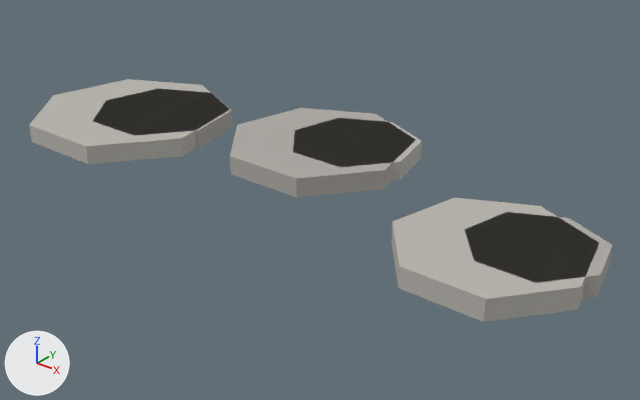
What one commit did to the glTF model OpenMakaiRanchGame/assets/3d/path_stones.glb.
Before and after are seen from a 50 mm camera at (3.05, -2.44, 1.47) aimed at (1.01, 0.11, -0.11). Arrows for +X, +Y and +Z are at lower left; the lights stay in place. The first picture is the older version.

The first picture shows 'Stone_0_A', 'Stone_0_B', 'Stone_1_A', 'Stone_1_B', 'Stone_2_A', 'Stone_2_B'.
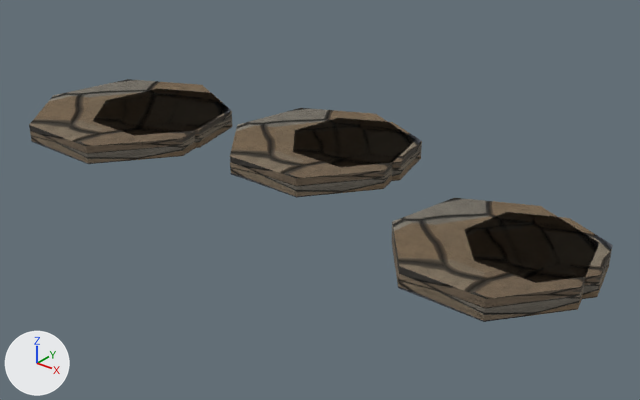
Edits to the bpy script that builds the scene:
```text
Add img_s07_cobblestone_normal:
    img_s07_cobblestone_normal = load_image('s07_cobblestone_normal', '_unpacked/s07_cobblestone_normal', 1024, 1024, 'Non-Color')
Add img_s07_cobblestone_orm:
    img_s07_cobblestone_orm = load_image('s07_cobblestone_orm', '_unpacked/s07_cobblestone_orm', 1024, 1024, 'Non-Color')
Add img_s07_cobblestone_albedo:
    img_s07_cobblestone_albedo = load_image('s07_cobblestone_albedo', '_unpacked/s07_cobblestone_albedo', 1024, 1024, 'sRGB')
Add mat_pbr_cobble:
    mat_pbr_cobble = bpy.data.materials.new('PBR_cobble')
    # uses the picture img_s07_cobblestone_albedo
    # uses the picture img_s07_cobblestone_normal
    # uses the picture img_s07_cobblestone_orm
Change me_cylinder:
    where me_cylinder.from_pydata(...)  # 14 vertices, 24 faces; spans x -0.439..0.439, y -0.405..0.45, z -0.04..0.04
    remove me_cylinder.materials.append(mat_pathstone)  # grey #b8b5ad
    add me_cylinder.materials.append(mat_pbr_cobble)
Change me_cylinder_001:
    where me_cylinder_001.from_pydata(...)  # 14 vertices, 24 faces; spans x -0.307..0.307, y -0.284..0.315, z -0.04..0.04
    remove me_cylinder_001.materials.append(mat_pathstone2)  # grey #adaaa4
    add me_cylinder_001.materials.append(mat_pbr_cobble)
Change me_cylinder_002:
    where me_cylinder_002.from_pydata(...)  # 14 vertices, 24 faces; spans x -0.39..0.39, y -0.36..0.4, z -0.04..0.04
    remove me_cylinder_002.materials.append(mat_pathstone2)  # grey #adaaa4
    add me_cylinder_002.materials.append(mat_pbr_cobble)
Change me_cylinder_003:
    where me_cylinder_003.from_pydata(...)  # 14 vertices, 24 faces; spans x -0.273..0.273, y -0.252..0.28, z -0.04..0.04
    remove me_cylinder_003.materials.append(mat_pathstone)  # grey #b8b5ad
    add me_cylinder_003.materials.append(mat_pbr_cobble)
Change me_cylinder_004:
    where me_cylinder_004.from_pydata(...)  # 14 vertices, 24 faces; spans x -0.341..0.341, y -0.315..0.35, z -0.04..0.04
    remove me_cylinder_004.materials.append(mat_pathstone)  # grey #b8b5ad
    add me_cylinder_004.materials.append(mat_pbr_cobble)
Change me_cylinder_005:
    where me_cylinder_005.from_pydata(...)  # 14 vertices, 24 faces; spans x -0.239..0.239, y -0.221..0.245, z -0.04..0.04
    remove me_cylinder_005.materials.append(mat_pathstone2)  # grey #adaaa4
    add me_cylinder_005.materials.append(mat_pbr_cobble)
```

Changed parts and their boxes (x1, y1, x2, y2) in the pictures (640 x 400 px):
'Stone_2_A', recoloured (darker): (392, 198, 599, 322) in both
'Stone_0_A', recoloured (darker): (29, 79, 229, 164) in both
'Stone_1_A', recoloured (darker): (230, 108, 415, 198) in both
'Stone_2_B', recoloured (darker): (464, 212, 612, 299) in both
'Stone_1_B', recoloured (darker): (293, 118, 422, 181) in both
'Stone_0_B', recoloured (darker): (94, 89, 232, 148) in both
